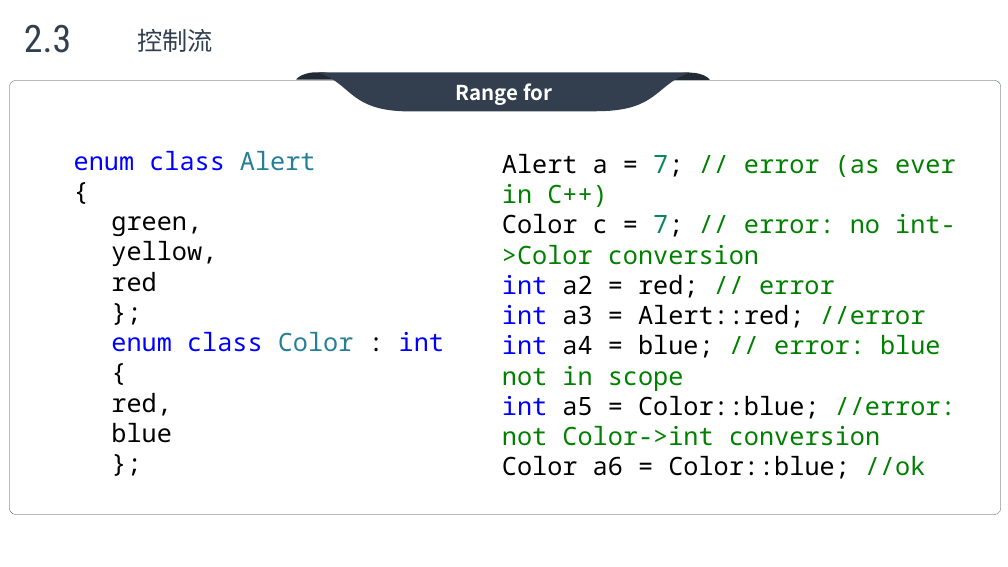
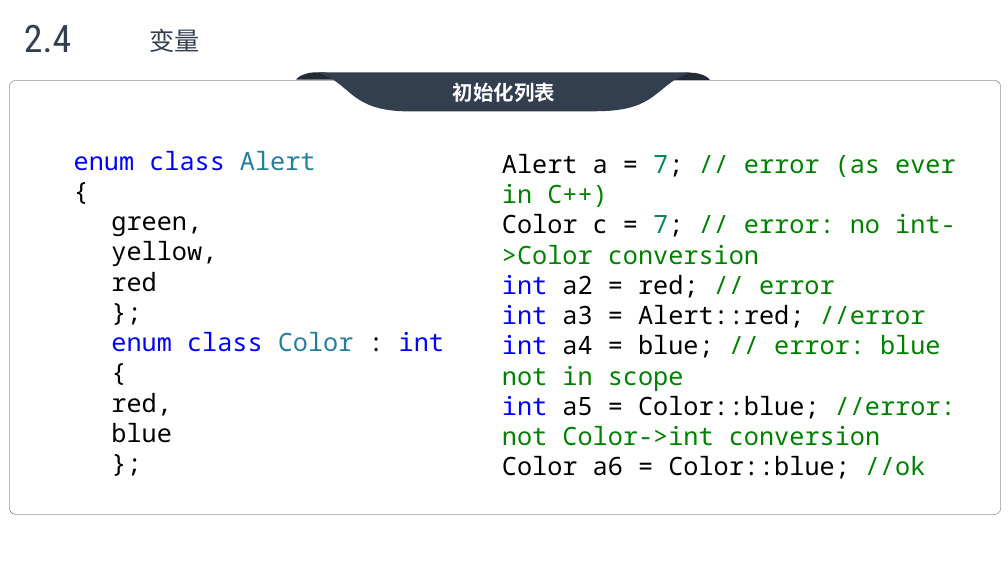
Before and after one commit to max4sharing/modern_cpp, a slide deck: slide 18 of C++11.pptx. Drawn at 1008x567 pixels with LibreOffice and Linux fonts; fonts in the diff are those of the drawing; background and template pictures are left out. Boxes give left, top, right and bottom in pixels: in the first picture for what was removed or moved away, otherwise in the second. Text is boxed around its words. In the diff, an @@ line names an element or a change of style, - is before the commit and + after.

Commit message:
aa

```diff
--- a/C++11.pptx
+++ b/C++11.pptx
@@ text at <box>24,24,71,52</box>: text changed @@
-2.3
+2.4
@@ text at <box>150,28,200,52</box>: text changed @@
-控制流
+变量
@@ text in freeform shape at <box>453,82,556,102</box>: text changed @@
-Range for
+初始化列表
```
Also in this commit, not shown: 2 other slides changed, 7 slides added, 1 slide removed.
